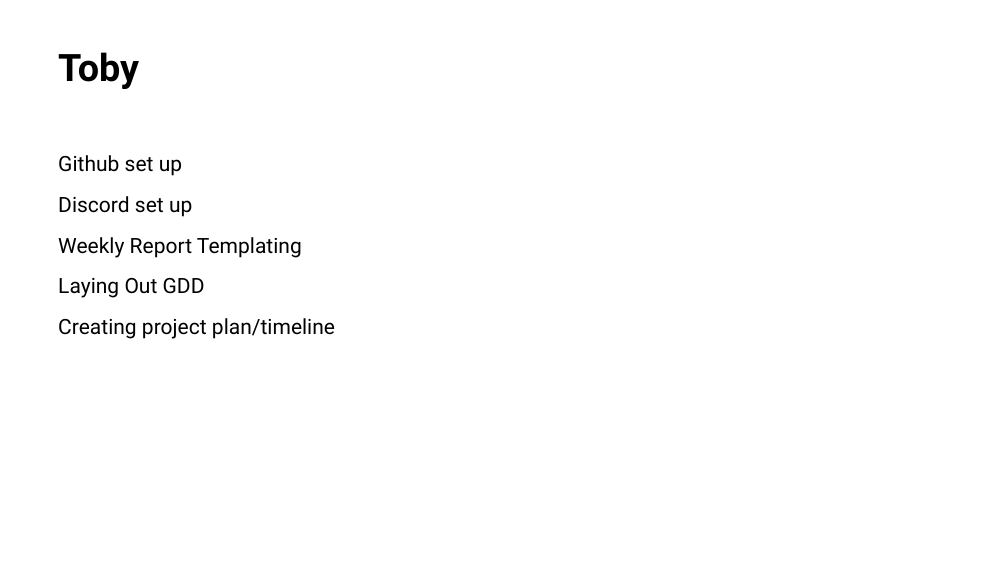
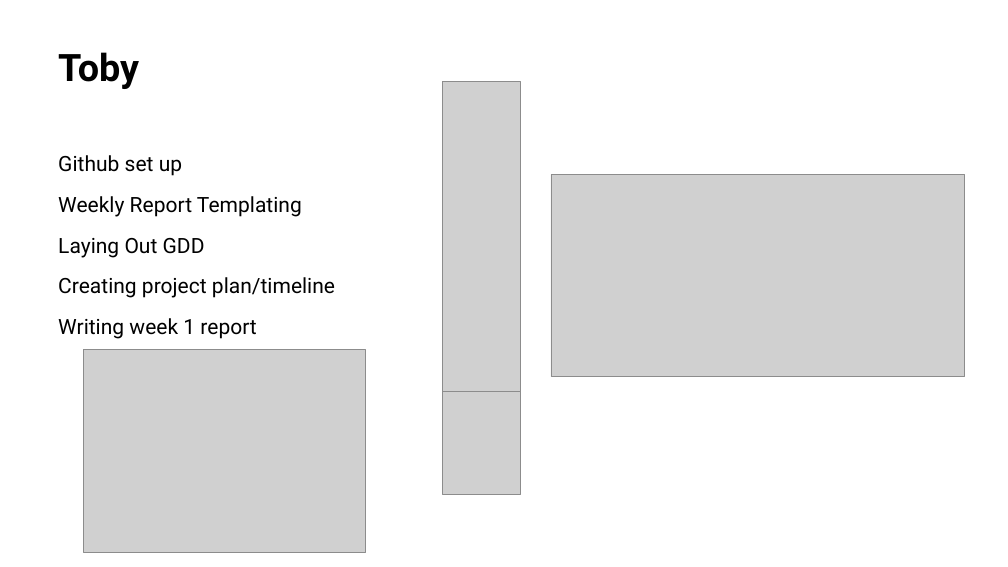
Before and after one commit to Toby-Withers/GSP-Team-B, a slide deck: slide 4 of Weekly Reports/Weekly Report 1.pptx. Drawn at 1008x567 pixels with LibreOffice and Linux fonts; fonts in the diff are those of the drawing; grey boxes stand for pictures. Boxes give left, top, right and bottom in pixels: in the first picture for what was removed or moved away, otherwise in the second. Text is boxed around its words. In the diff, an @@ line names an element or a change of style, - is before the commit and + after.

Commit message:
Team activity update

```diff
--- a/Weekly Reports/Weekly Report 1.pptx
+++ b/Weekly Reports/Weekly Report 1.pptx
@@ picture added at [443,82,521,392] @@
@@ picture added at [551,175,965,377] @@
@@ text at [58,196,192,217]: paragraph removed @@
-Discord set up
@@ text at [58,318,256,339]: paragraph added @@
+Writing week 1 report
@@ picture added at [84,350,366,553] @@
@@ picture added at [443,392,521,494] @@
```
